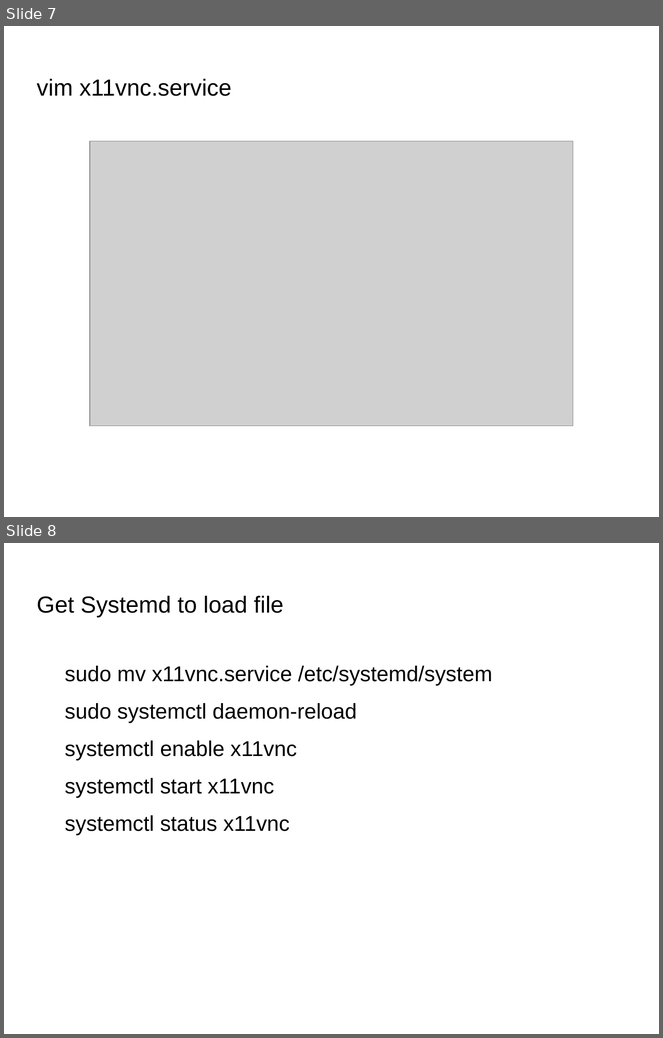
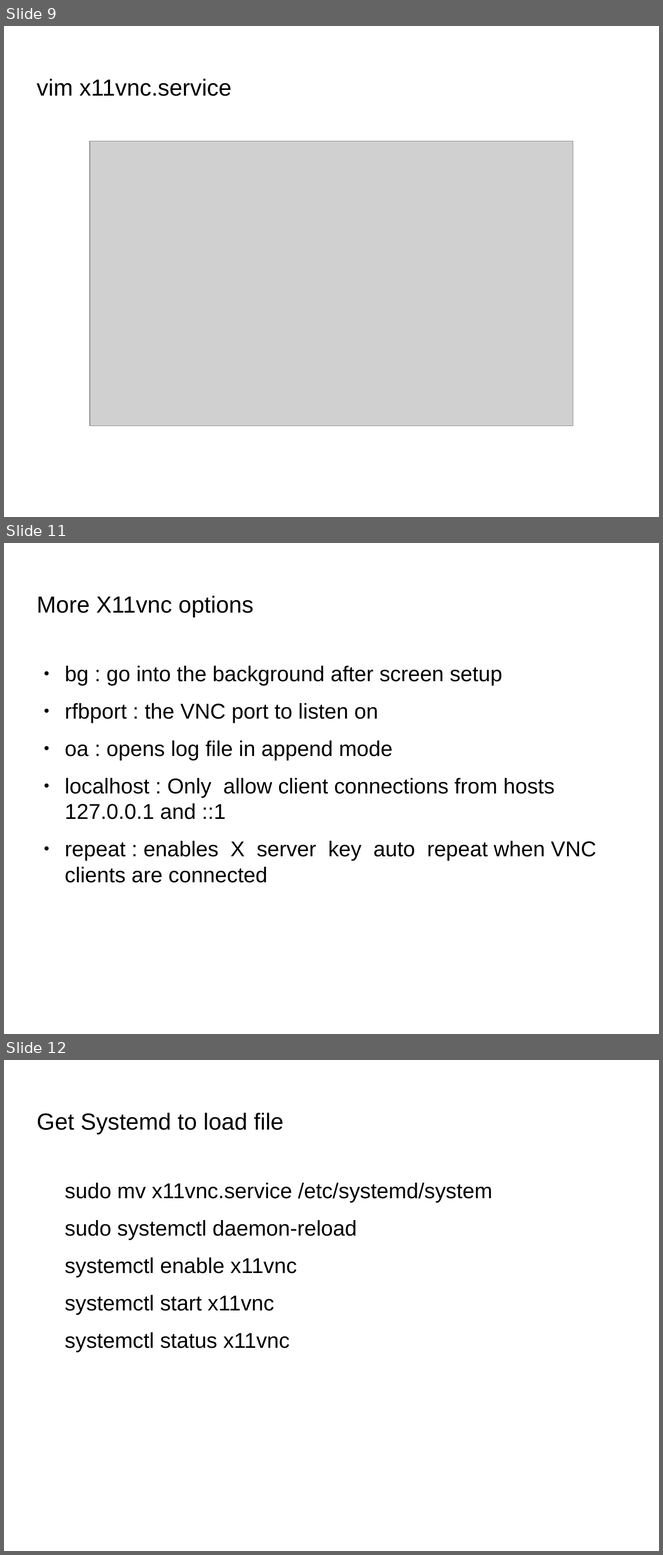
Before and after one commit to Oflameo/sshvnc_ws, a slide deck: doc/sshvnc.odp. Shown one above the other, each under a label of ours: slides 7 and 8 before the commit, slides 9, 11 and 12 after it; the slides between them are not shown. The pictures are 663x1038 and 663x1555 pixels, drawn with LibreOffice and Linux fonts; fonts in the diff are those of the drawing; grey boxes stand for pictures; background and template pictures are left out. Boxes give left, top, right and bottom in pixels: in the first picture for what was removed or moved away, otherwise in the second. Text is boxed around its words. In the diff, an @@ line names an element or a change of style, - is before the commit and + after.

```diff
--- a/doc/sshvnc.odp
+++ b/doc/sshvnc.odp
@@ slide 11 added at [4,543,659,1034], background picture (left out) @@
@@ title added at [37,596,254,617], 28.2 pt, text #000000 @@
+More X11vnc options
@@ text added at [65,666,596,883], 26 pt, text #000000 @@
+● bg : go into the background after screen setup
+● rfbport : the VNC port to listen on
+● oa : opens log file in append mode
+● localhost : Only allow client connections from hosts 127.0.0.1 and ::1
+● repeat : enables X server key auto repeat when VNC clients are connected
@@ what was slide 7 is now slide 9 @@
@@ what was slide 8 is now slide 12 @@
```
Also in this commit, not shown: 4 slides changed, 6 other slides added, 5 other files.
